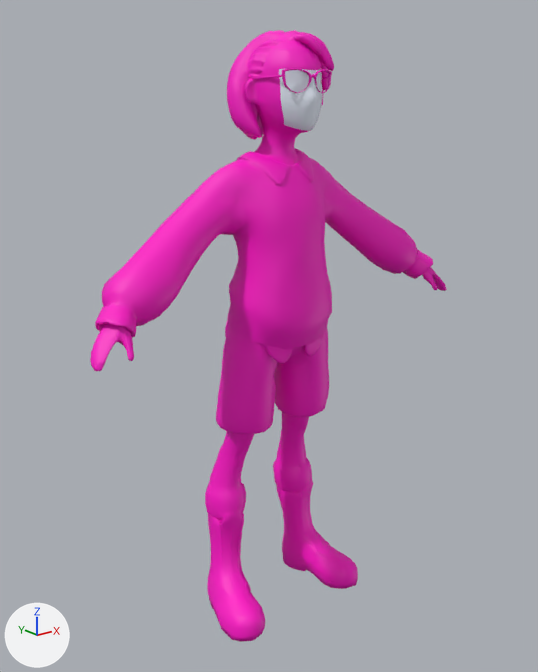
The glTF model assets/3d/people/te/sk_te.gltf: old version first, new version second.
Rendered twice from a 50 mm camera at (-1.308, -1.59, 1.43) aimed at (-0.016, 0.026, 0.784). Arrows for +X, +Y and +Z are at lower left; the lights stay in place. Where no turn or scale is listed for an object, it has been applied to the vertices.

Names of what the first picture shows: 'Te_LP'.
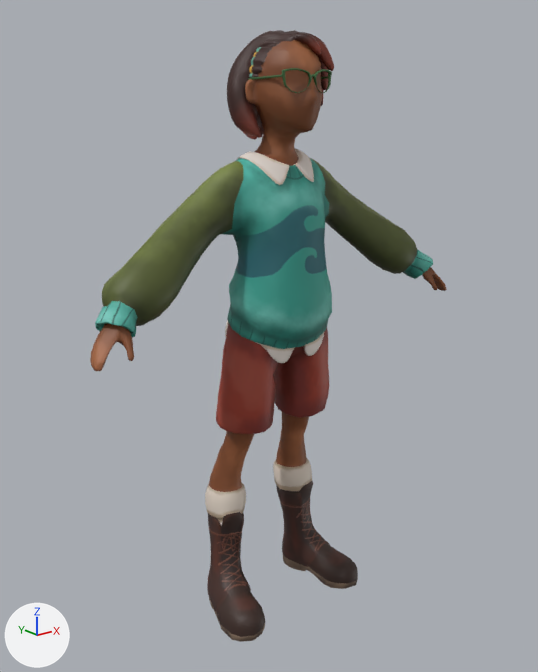
What differs and where, as boxes [x1, y1, x2, y2] in the pictures (538 x 672 px):
```json
{"object": "Te_LP", "change": "surface changed", "before": [90, 30, 447, 642], "after": [90, 30, 447, 642]}
```

The change, as JSON lines over the scene's bpy script:
```json
{"op": "add", "block": "img_te_lp_standardsurface1_basecolor", "code": ["img_te_lp_standardsurface1_basecolor = load_image('Te_LP_standardSurface1_BaseColor', 'Te_LP_standardSurface1_BaseColor.png', 2048, 2048, 'sRGB')"]}
{"op": "set", "path": "mat_teface.alpha", "old": "1.0", "new": "0.0"}
{"op": "remove", "block": "mat_tebody", "code": "mat_tebody.base_color = (1.0, 0.0, 0.573)  # pink #ff00c7"}
{"op": "add", "block": "mat_tebody", "code": "mat_tebody.texture = img_te_lp_standardsurface1_basecolor"}
```
